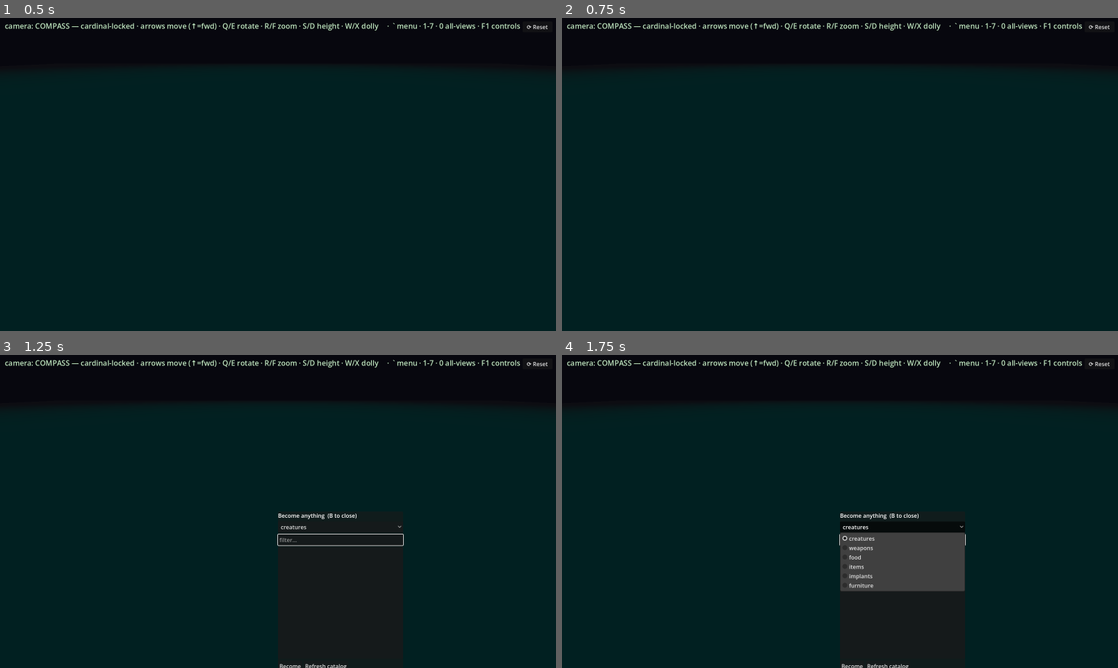
Above: before the commit, frames 1-4 (two rows, left to right).
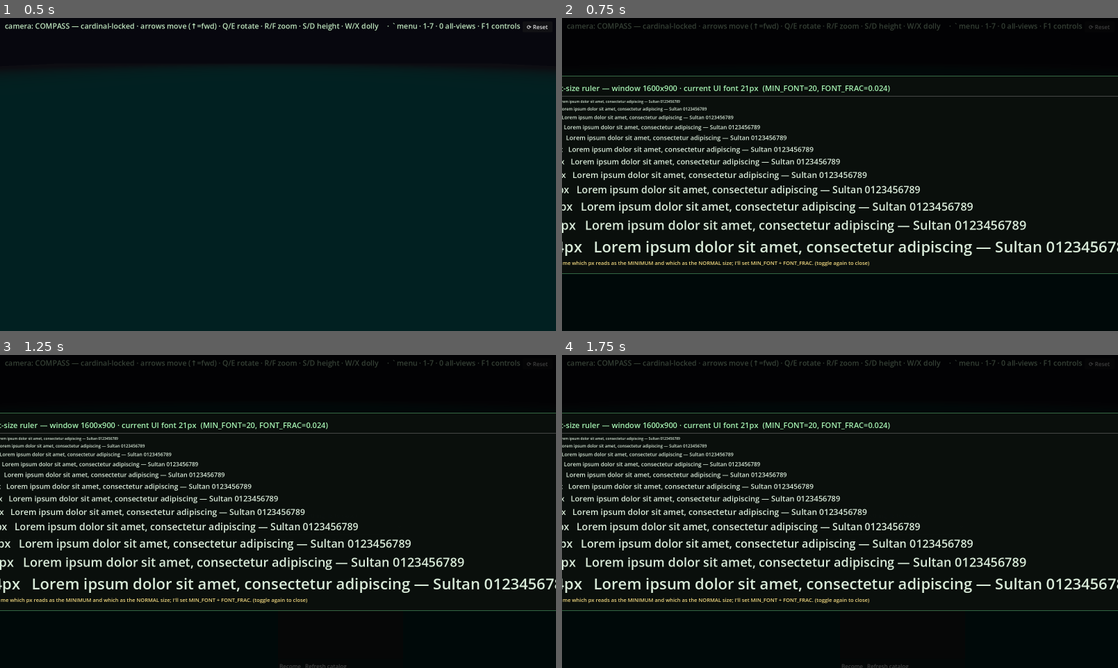
Above: after the commit, the same moments.

Repository: DazzlingDukeOfLazers/raves-of-qud
Game: Godot game, scene res://Main.tscn
The game is run twice, just before and just after one commit, with the same random seed, the same clock (stepped at 60 frames per second) and the same inputs.
Inputs (mouse positions are in pixels of both pictures, inside the frame that each line leads up to):
- Up to frame 1 (0.5 s): no input
- Up to frame 2 (0.75 s): tap Enter at 0.5 s; move the mouse to (962, 158) at 0.52 s; hold Right from 0.53 s (still down); tap L at 0.6 s; click (962, 158) at 0.67 s
- Up to frame 3 (1.25 s): keep holding Right; tap Space at 0.77 s; tap B at 0.8 s
- Up to frame 4 (1.75 s): release Right at 1.25 s; click "creatures" at 1.25 s

Frame 1 is identical in both runs. In frame 2, 9.4% of the frame differs, in the area x 0-100%, y 1-82%; in frame 3, 9.7%; in frame 4, 13%, in the area x 0-100%, y 1-100%.

Commit message:
Add a font-size ruler overlay (Lorem Ipsum at each px) for tuning UI fonts
Toggle with L or the debug-menu button. Lists Lorem Ipsum at 10-44px (default UI
font path, size-only) with a header showing the current window size, computed UI
font px, MIN_FONT and FONT_FRAC — so you can eyeball a good minimum + normal size
and I set the constants. Most useful in the exported crisp build.

Diff:
--- /dev/null
+++ b/godot/FontPreview.gd
@@ -0,0 +1,70 @@
+extends CanvasLayer
+class_name FontPreview
+
+## A quick font-size ruler: one line of Lorem Ipsum per size, labelled with its px, so you can eyeball
+## which sizes read well and pick the app's MINIMUM and NORMAL sizes. Toggle it, read the numbers back,
+## and those map to Main's MIN_FONT (absolute floor) and FONT_FRAC (size = viewport_height x FONT_FRAC).
+## Uses the SAME font path as the app's main UI (default font, size-only override) so the preview is
+## faithful. Most useful in the exported (crisp) build.
+
+const LOREM := "Lorem ipsum dolor sit amet, consectetur adipiscing — Sultan 0123456789"
+const SIZES := [10, 12, 14, 16, 18, 20, 22, 24, 28, 32, 36, 44]
+
+var _header: Label
+var _built := false
+
+func toggle(header_text: String) -> void:
+	if not _built:
+		_build()
+		_built = true
+	_header.text = header_text
+	visible = not visible
+
+func _build() -> void:
+	layer = 4   # above the debug menu (2) and onboarding (3)
+	var dim := ColorRect.new()
+	dim.color = Color(0, 0, 0, 0.72)
+	dim.set_anchors_preset(Control.PRESET_FULL_RECT)
+	dim.mouse_filter = Control.MOUSE_FILTER_STOP   # modal: eat clicks
+	add_child(dim)
+
+	var panel := PanelContainer.new()
+	panel.set_anchors_preset(Control.PRESET_CENTER)
+	panel.grow_horizontal = Control.GROW_DIRECTION_BOTH
+	panel.grow_vertical = Control.GROW_DIRECTION_BOTH
+	var sb := StyleBoxFlat.new()
+	sb.bg_color = Color(0.04, 0.06, 0.05, 0.98)
+	sb.border_color = Color(0.45, 0.85, 0.55, 0.9)
+	sb.set_border_width_all(1)
+	sb.set_content_margin_all(20)
+	panel.add_theme_stylebox_override("panel", sb)
+	add_child(panel)
+
+	var vb := VBoxContainer.new()
+	vb.add_theme_constant_override("separation", 6)
+	panel.add_child(vb)
+
+	_header = Label.new()
+	_header.add_theme_font_size_override("font_size", 22)
+	_header.modulate = Color(0.65, 0.95, 0.7)
+	vb.add_child(_header)
+
+	var rule := HSeparator.new()
+	vb.add_child(rule)
+
+	for s in SIZES:
+		var l := Label.new()
+		l.text = "%2dpx   %s" % [s, LOREM]
+		l.add_theme_font_size_override("font_size", s)
+		l.modulate = Color(0.85, 0.92, 0.85)
+		vb.add_child(l)
+
+	var hint := Label.new()
+	hint.text = "→ Tell me which px reads as the MINIMUM and which as the NORMAL size; I'll set MIN_FONT + FONT_FRAC. (toggle again to close)"
+	hint.add_theme_font_size_override("font_size", 15)
+	hint.modulate = Color(0.95, 0.85, 0.5)
+	hint.autowrap_mode = TextServer.AUTOWRAP_WORD_SMART
+	hint.custom_minimum_size = Vector2(560, 0)
+	vb.add_child(hint)
+
+	visible = false
--- a/godot/Main.gd
+++ b/godot/Main.gd
@@ -35,6 +35,7 @@
 var inspector: CellInspector
 var reporter: TileReport
 var onboarding: OnboardingControl
+var _font_preview: FontPreview
 
 # Day/night grade. The world is UNSHADED, so a real light does nothing; instead a
 # full-screen MULTIPLY rect tints the whole viewport by time of day. It sits below
@@ -202,6 +203,16 @@
 	if _debug_menu != null and _mode_label != null:
 		var lh: float = maxf(_mode_label.get_minimum_size().y, float(fs))
 		_debug_menu.position = Vector2(14, _mode_label.position.y + lh + 8.0)
+
+## Show/hide the font-size ruler (Lorem Ipsum at each px) with the current UI-font math in the header,
+## so you can pick the MINIMUM and NORMAL sizes. Toggle: L, or the ` menu button.
+func _toggle_font_preview() -> void:
+	if _font_preview == null:
+		return
+	var vp := get_viewport().get_visible_rect().size
+	var hdr := "Font-size ruler — window %dx%d · current UI font %dpx  (MIN_FONT=%d, FONT_FRAC=%.3f)" % [
+		int(vp.x), int(vp.y), _ui_font_size(), MIN_FONT, FONT_FRAC]
+	_font_preview.toggle(hdr)
 
 const ORBIT_SENS := 0.006
 const PITCH_MIN := 0.12
@@ -324,6 +335,9 @@
 	onboarding = OnboardingControl.new()
 	add_child(onboarding)
 	onboarding.setup()
+
+	_font_preview = FontPreview.new()
+	add_child(_font_preview)
 
 	_char_creator = CharacterCreator.new()
 	_char_creator.client = client
@@ -1210,6 +1224,12 @@
 	_look_btn.pressed.connect(_toggle_look_target)
 	vb.add_child(_look_btn)
 	_refresh_look_btn()
+	# font-size ruler (Lorem Ipsum at each px) — for tuning MIN_FONT / FONT_FRAC. Key: L.
+	var fp_btn := Button.new()
+	fp_btn.text = "Font-size ruler (L)"
+	fp_btn.focus_mode = Control.FOCUS_NONE
+	fp_btn.pressed.connect(_toggle_font_preview)
+	vb.add_child(fp_btn)
 	# world-map card orientation: follow the camera, or lock EW (facing N/S). Key: B.
 	_wm_face_btn = Button.new()
 	_wm_face_btn.focus_mode = Control.FOCUS_NONE
@@ -1421,6 +1441,8 @@
 			return
 		if event.keycode == KEY_I:
 			_inspect(); return
+		if event.keycode == KEY_L:
+			_toggle_font_preview(); return   # L: font-size ruler (Lorem Ipsum at each px)
 		if event.keycode == KEY_F12:
 			_screenshot(); return
 		if event.keycode == KEY_P:
